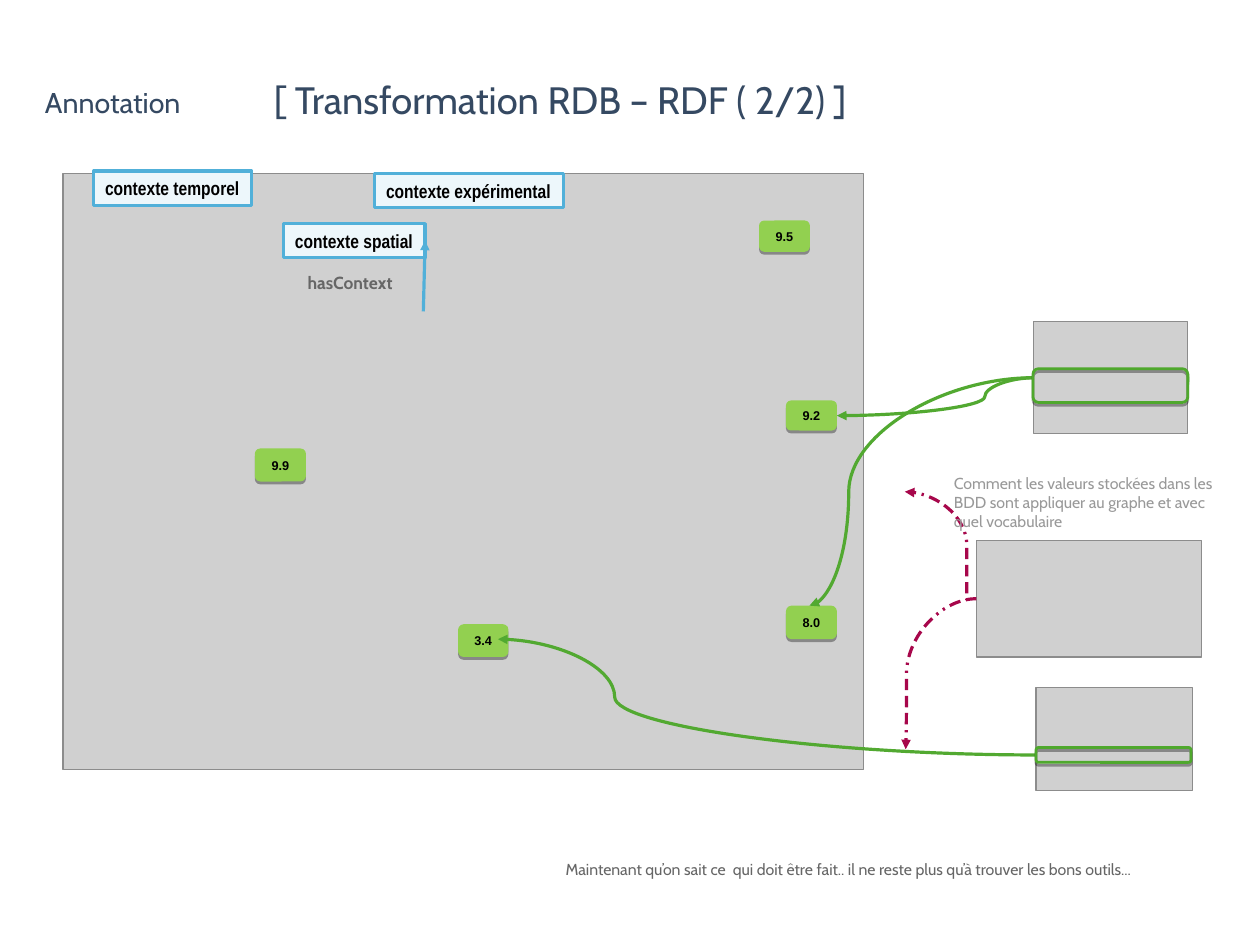
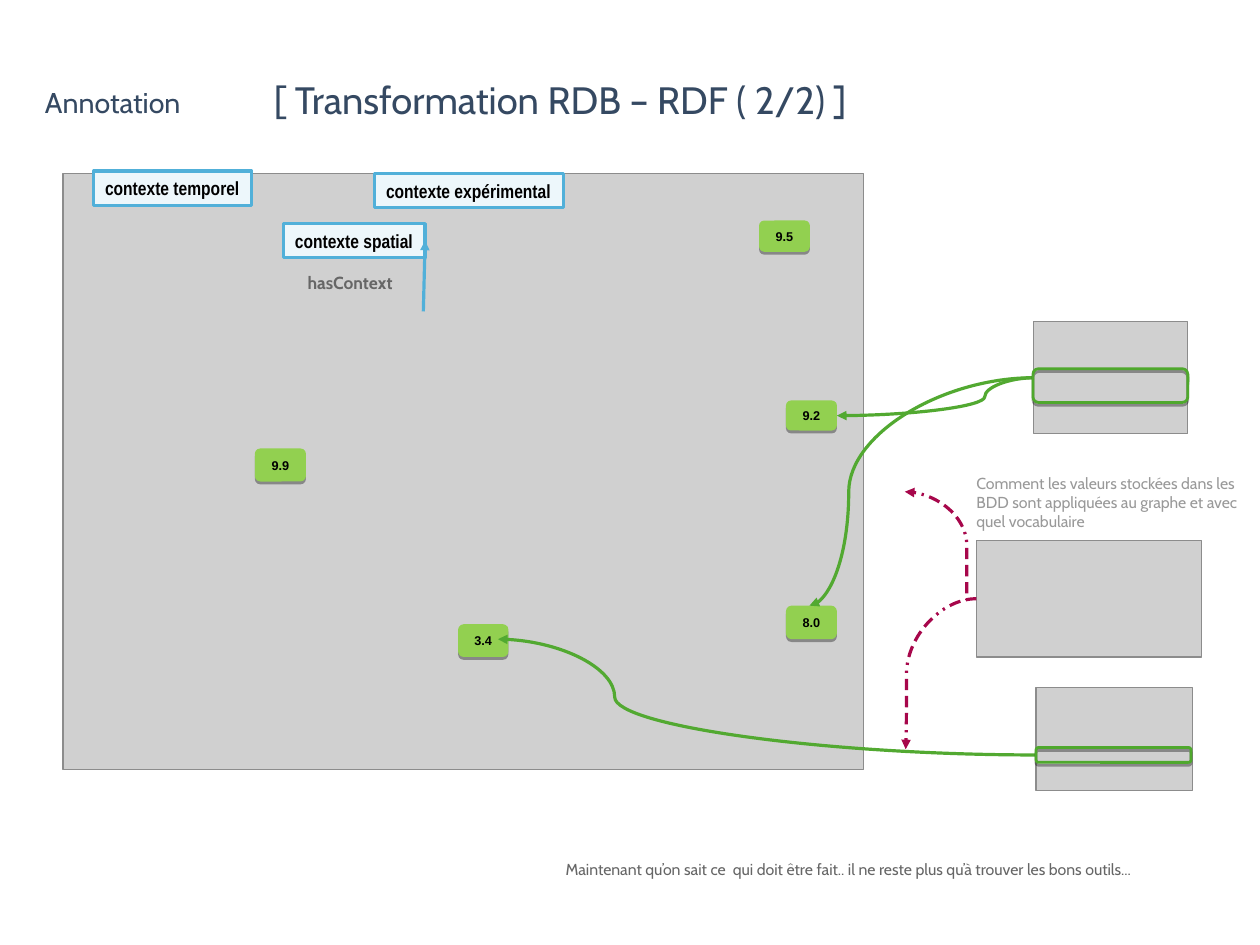
Before and after one commit to rac021/Talks, a slide deck: slide 14 of Séminaire_SIST-19/Presentation_SIST-19.odp. Drawn at 1260x945 pixels with LibreOffice and Linux fonts; fonts in the diff are those of the drawing; grey boxes stand for pictures; background and template pictures are left out. Boxes give left, top, right and bottom in pixels: in the first picture for what was removed or moved away, otherwise in the second. Text is boxed around its words. In the diff, an @@ line names an element or a change of style, - is before the commit and + after.

```diff
--- a/Séminaire_SIST-19/Presentation_SIST-19.odp
+++ b/Séminaire_SIST-19/Presentation_SIST-19.odp
@@ text at bbox=[976, 477, 1237, 531]: text changed @@
-Comment les valeurs stockées dans les BDD sont appliquer au graphe et avec quel vocabulaire
+Comment les valeurs stockées dans les BDD sont appliquées au graphe et avec quel vocabulaire
```
Also in this commit, not shown: 1 other slide changed, 1 other file.
